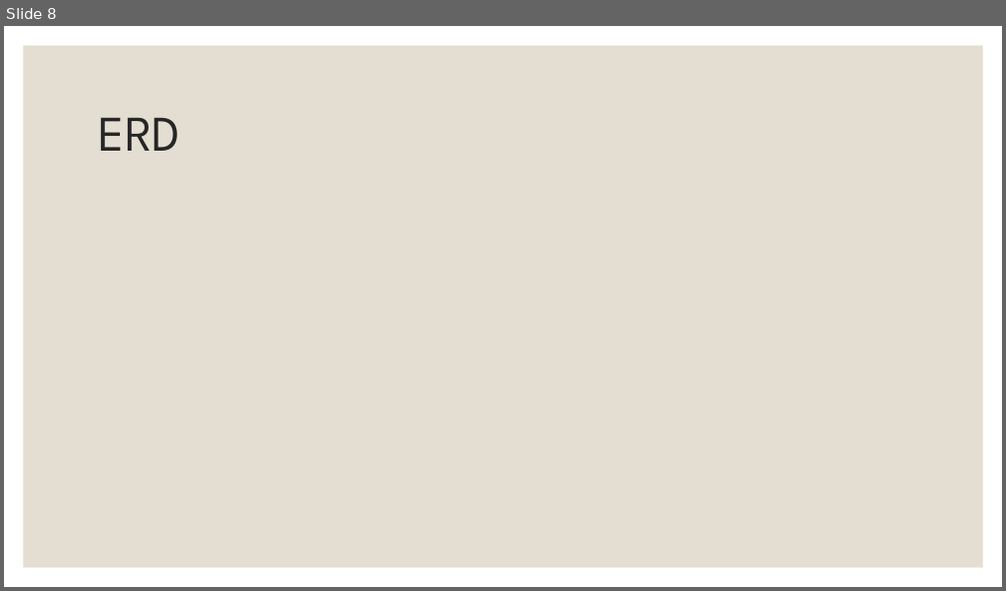
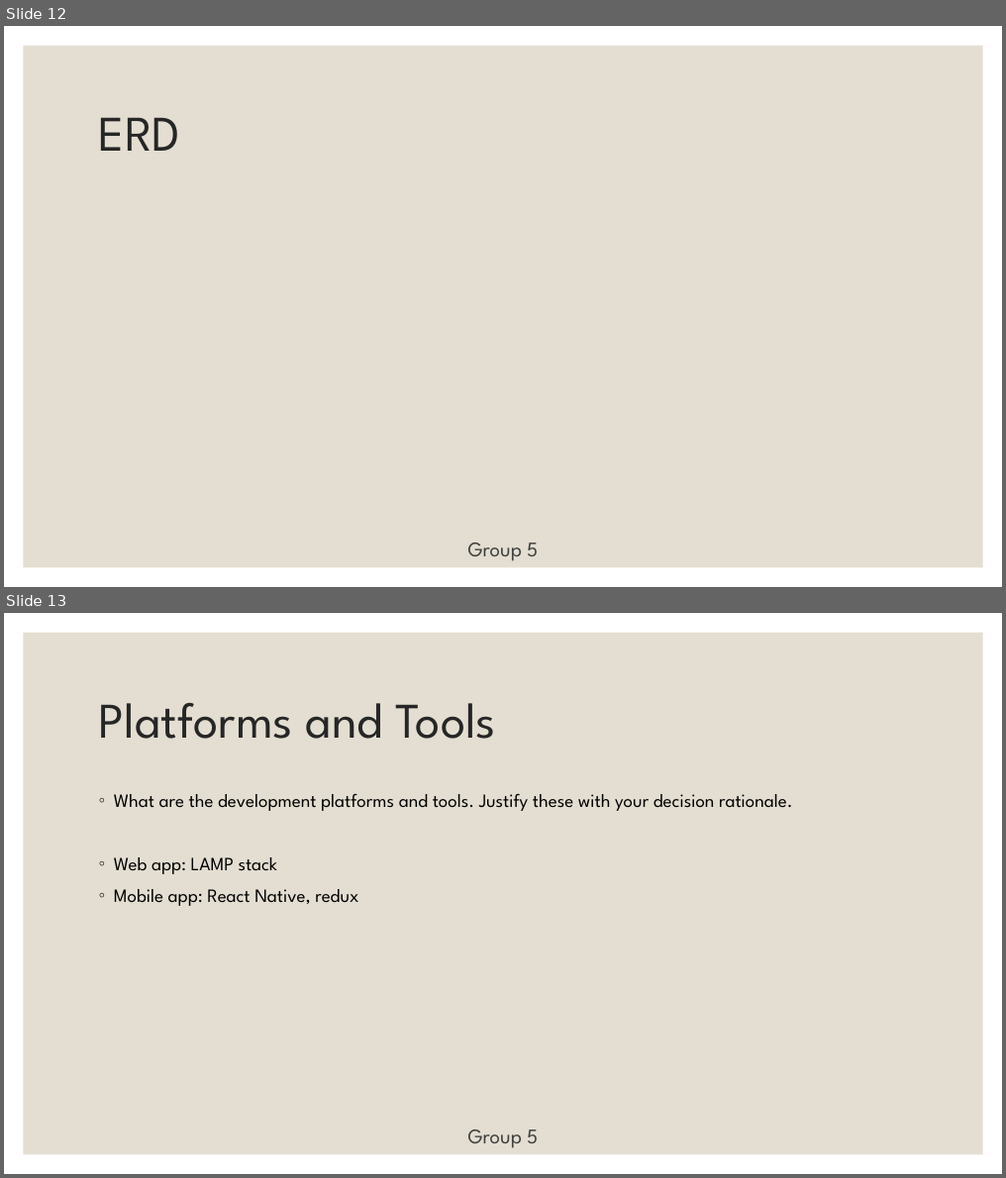
Before and after one commit to rsera/CommunityServiceTracker, a slide deck: Presentation 1.pptx. Shown one above the other, each under a label of ours: slide 8 before the commit, slides 12 and 13 after it. The pictures are 1006x591 and 1006x1178 pixels, drawn with LibreOffice and Linux fonts; fonts in the diff are those of the drawing. Boxes give left, top, right and bottom in pixels: in the first picture for what was removed or moved away, otherwise in the second. Text is boxed around its words. In the diff, an @@ line names an element or a change of style, - is before the commit and + after.

```diff
--- a/Presentation 1.pptx
+++ b/Presentation 1.pptx
@@ slide 13 added at [4,613,1002,1174], background #FFFFFF; not listed: 1 template element that a slide beside it also shows @@
@@ title added at [99,702,496,739], 48 pt, text #262626 @@
+Platforms and Tools
@@ text added at [114,794,792,906], 18 pt, text #000000 @@
+◦ What are the development platforms and tools. Justify these with your decision rationale.
+◦ Web app: LAMP stack
+◦ Mobile app: React Native, redux
@@ text added at [468,1130,538,1149], 20 pt, text #404040 @@
+Group 5
@@ what was slide 8 is now slide 12 @@
@@ slide 12 changed as well @@
@@ text added at [468,543,538,562], 20 pt, text #404040 @@
+Group 5
```
Also in this commit, not shown: 6 other slides changed, 10 other slides added, 1 slide removed, 2 other files.
